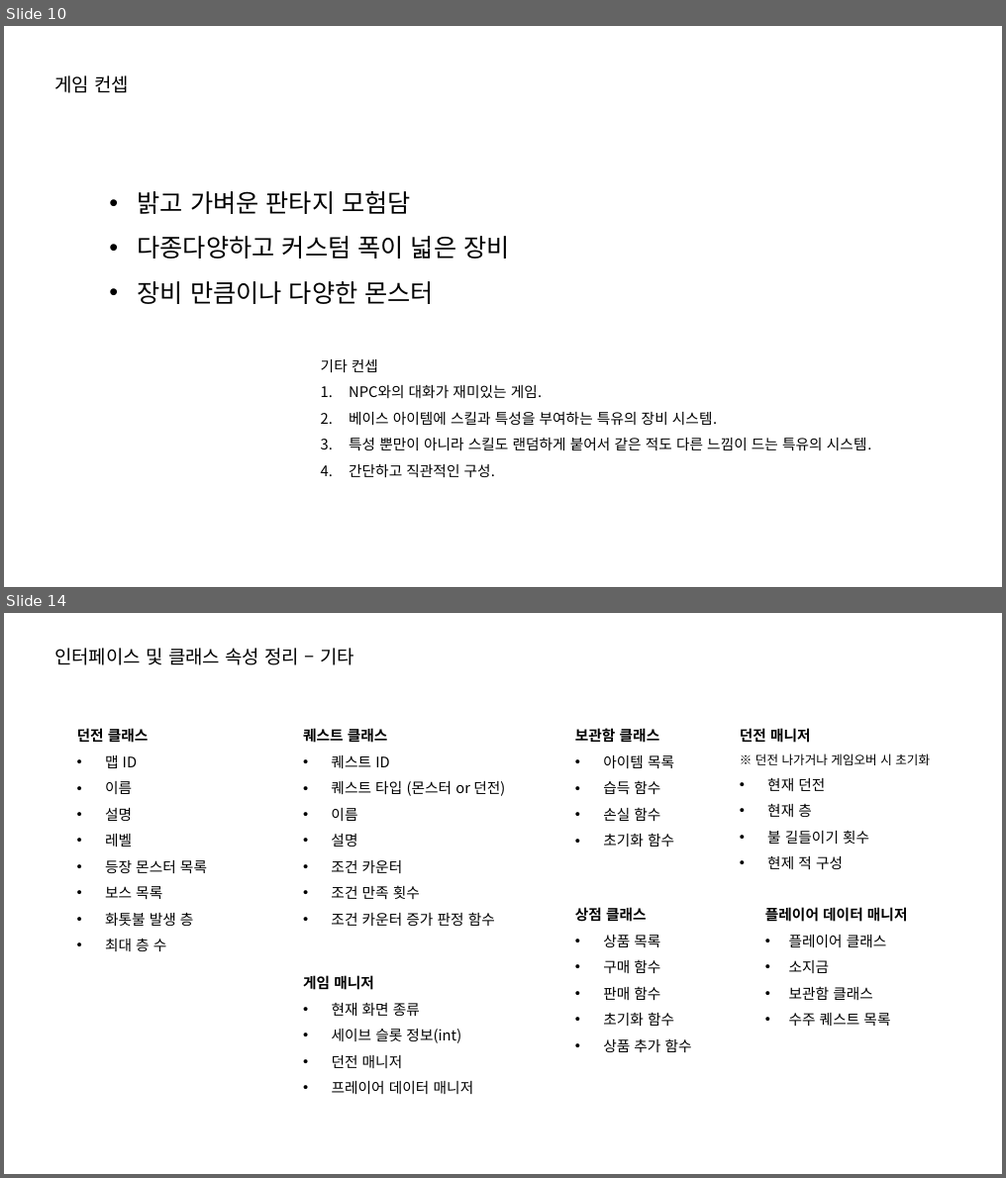
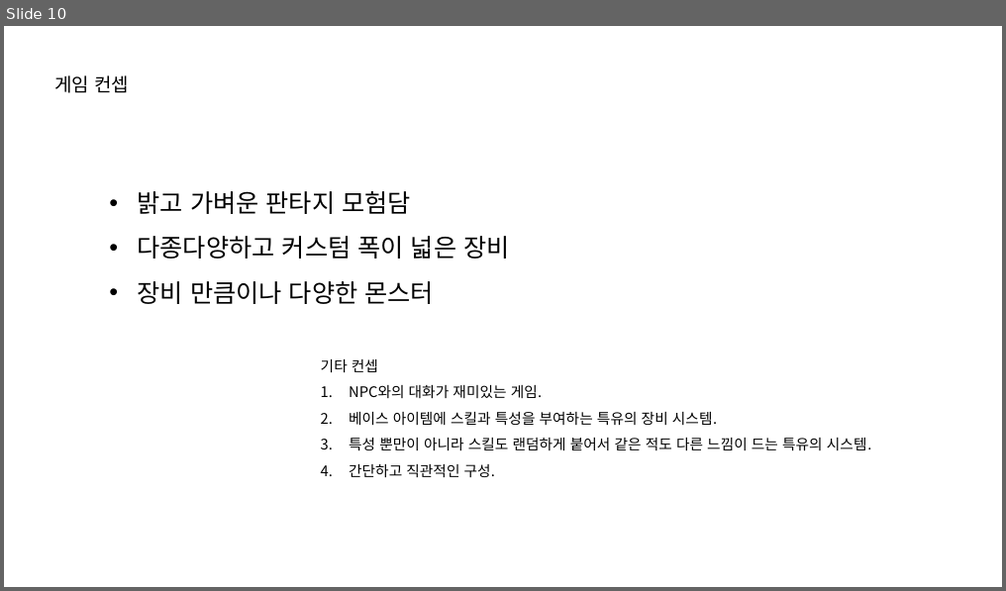
Before and after one commit to lsu0503/TextRPG_TeamProject2nd, a slide deck: Documents/TextRPG_와이어프레임.pptx. Shown one above the other, each under a label of ours: slides 10 and 14 before the commit, slide 10 after it; the slides between them are not shown. The pictures are 1006x1178 and 1006x591 pixels, drawn with LibreOffice and Linux fonts; fonts in the diff are those of the drawing. Boxes give left, top, right and bottom in pixels: in the first picture for what was removed or moved away, otherwise in the second. Text is boxed around its words. In the diff, an @@ line names an element or a change of style, - is before the commit and + after.

```diff
--- a/Documents/TextRPG_와이어프레임.pptx
+++ b/Documents/TextRPG_와이어프레임.pptx
@@ slide 14 removed at box(4, 613, 1002, 1174), background #FFFFFF @@
@@ text removed at box(54, 648, 354, 665) @@
-인터페이스 및 클래스 속성 정리 – 기타
@@ text removed at box(77, 728, 207, 952) @@
-던전 클래스
-• 맵 ID
-• 이름
-• 설명
-• 레벨
-• 등장 몬스터 목록
-• 보스 목록
-• 화톳불 발생 층
-• 최대 층 수
@@ text removed at box(303, 728, 505, 926) @@
-퀘스트 클래스
-• 퀘스트 ID
-• 퀘스트 타입 (몬스터 or 던전)
-• 이름
-• 설명
-• 조건 카운터
-• 조건 만족 횟수
-• 조건 카운터 증가 판정 함수
@@ text removed at box(575, 728, 674, 847) @@
-보관함 클래스
-• 아이템 목록
-• 습득 함수
-• 손실 함수
-• 초기화 함수
@@ text removed at box(740, 728, 930, 869) @@
-던전 매니저
-※ 던전 나가거나 게임오버 시 초기화
-• 현재 던전
-• 현재 층
-• 불 길들이기 횟수
-• 현제 적 구성
@@ text removed at box(575, 907, 692, 1053) @@
-상점 클래스
-• 상품 목록
-• 구매 함수
-• 판매 함수
-• 초기화 함수
-• 상품 추가 함수
@@ text removed at box(765, 907, 908, 1026) @@
-플레이어 데이터 매니저
-• 플레이어 클래스
-• 소지금
-• 보관함 클래스
-• 수주 퀘스트 목록
@@ text removed at box(303, 975, 474, 1094) @@
-게임 매니저
-• 현재 화면 종류
-• 세이브 슬롯 정보(int)
-• 던전 매니저
-• 프레이어 데이터 매니저
```
Also in this commit, not shown: 5 slides changed, 4 other slides removed.
